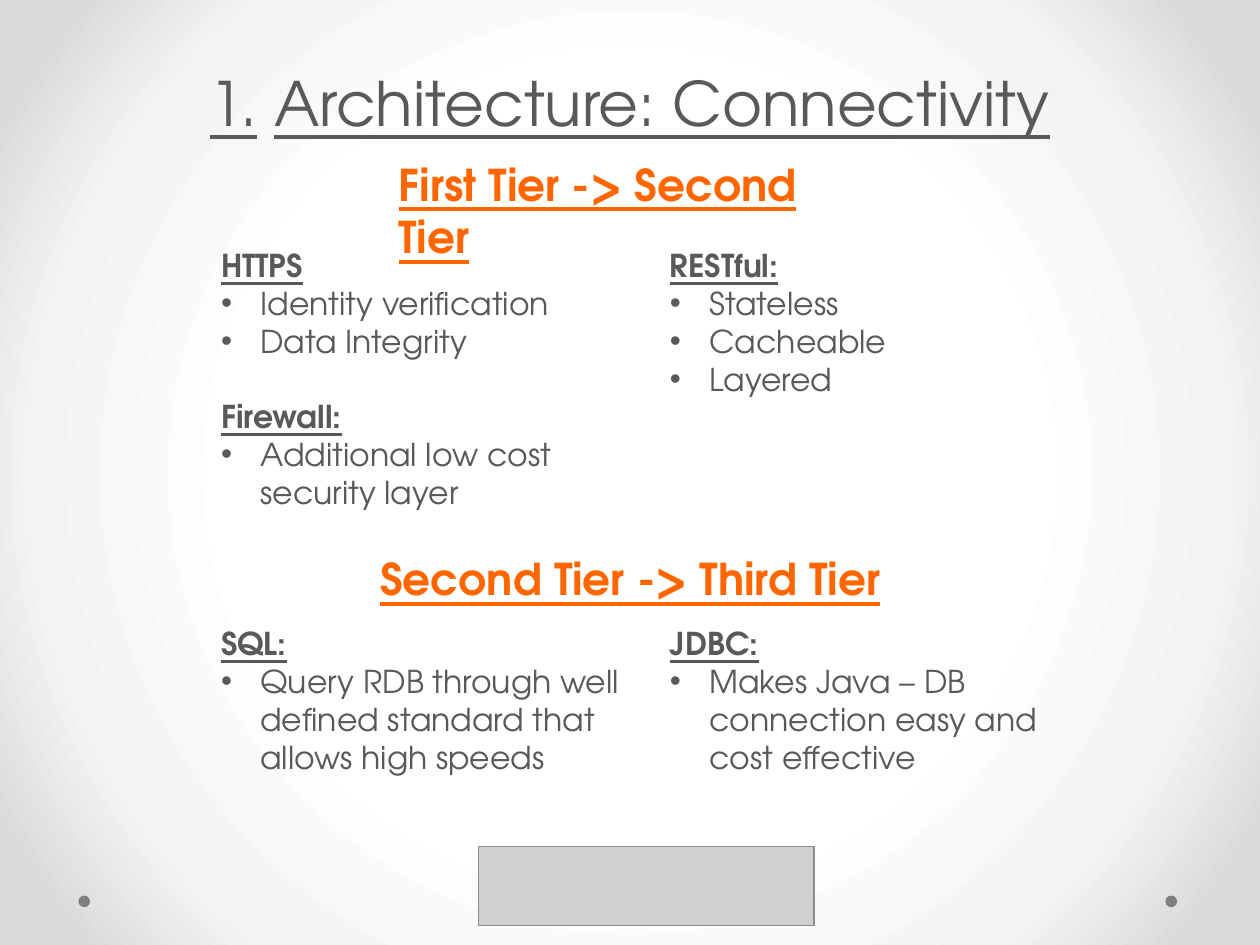
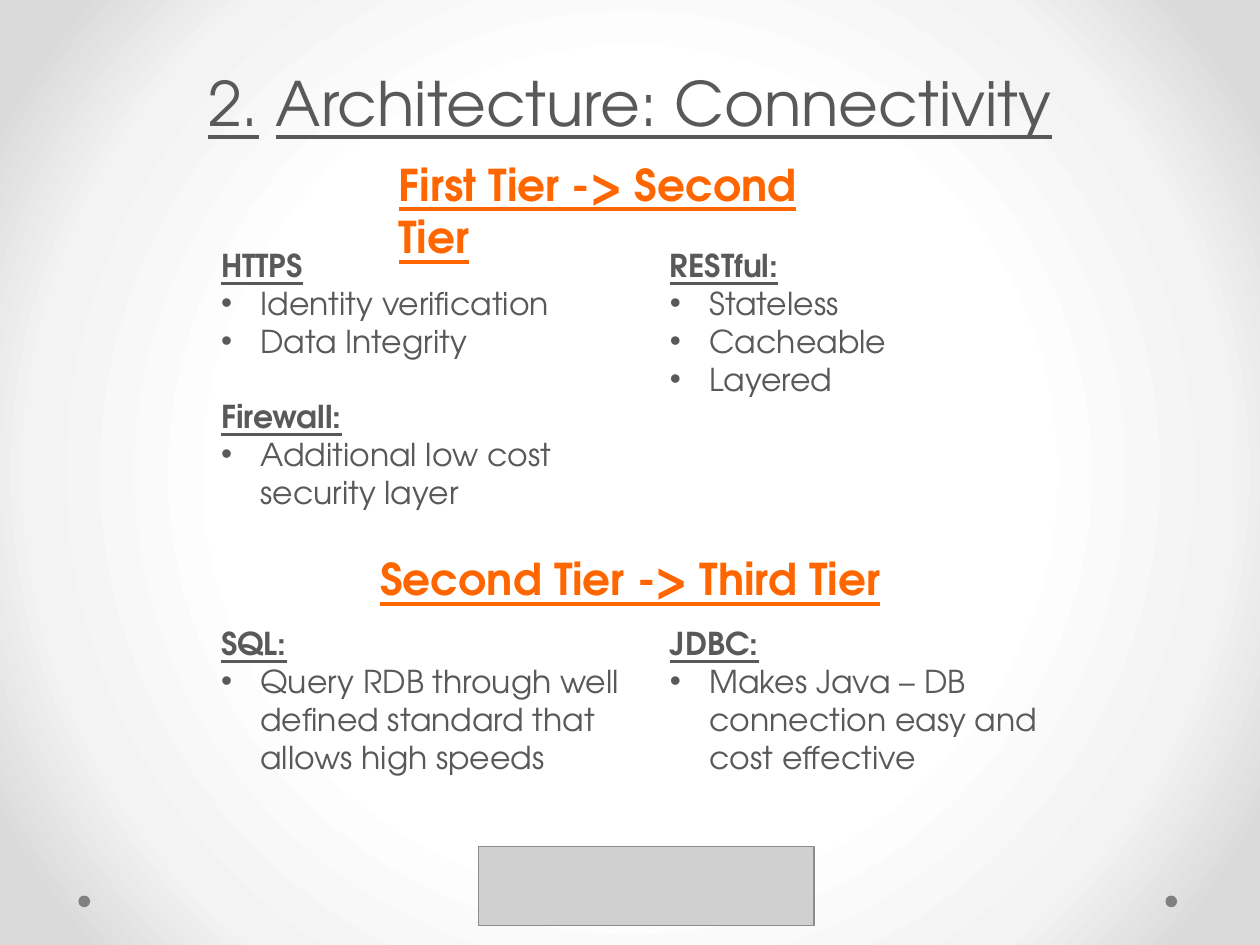
Before and after one commit to yangi92/SE2_PowerEnJoy, a slide deck: slide 8 of PP/PresentationDD.pptx (slide 7 before the commit). Drawn at 1260x945 pixels with LibreOffice and Linux fonts; fonts in the diff are those of the drawing; grey boxes stand for pictures. Boxes give left, top, right and bottom in pixels: in the first picture for what was removed or moved away, otherwise in the second. Text is boxed around its words. In the diff, an @@ line names an element or a change of style, - is before the commit and + after.

```diff
--- a/PP/PresentationDD.pptx
+++ b/PP/PresentationDD.pptx
@@ title at (x1=208, y1=80, x2=1051, y2=139): text changed @@
-1. Architecture: Connectivity
+2. Architecture: Connectivity
```
Also in this commit, not shown: 6 other slides changed, 4 slides added.
